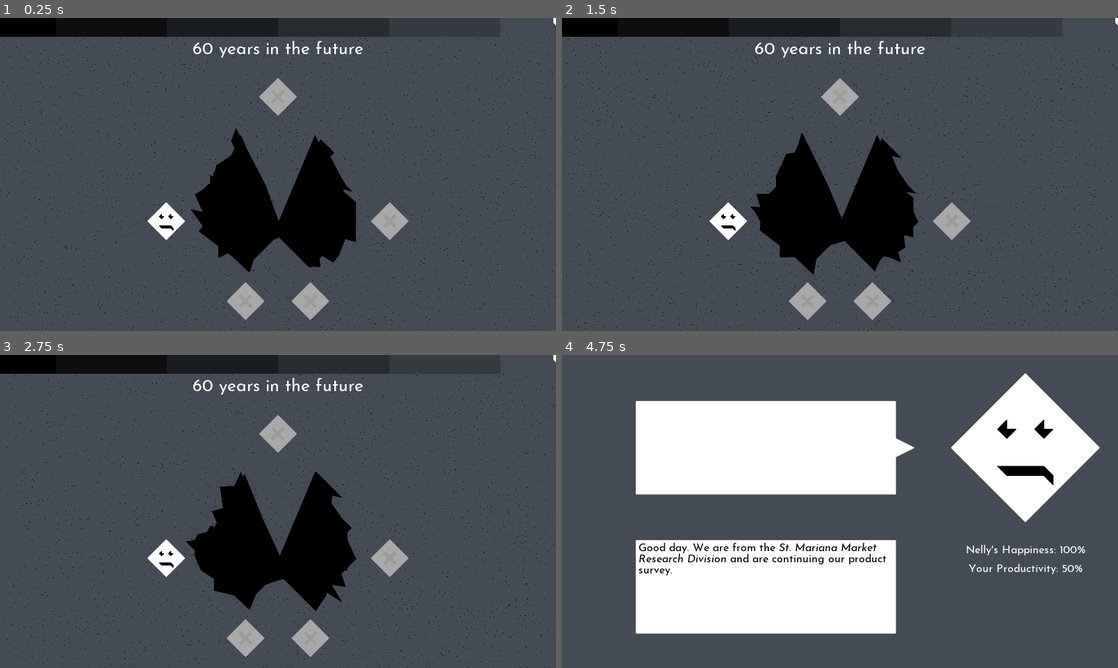
Above: before the commit, frames 1-4 (two rows, left to right).
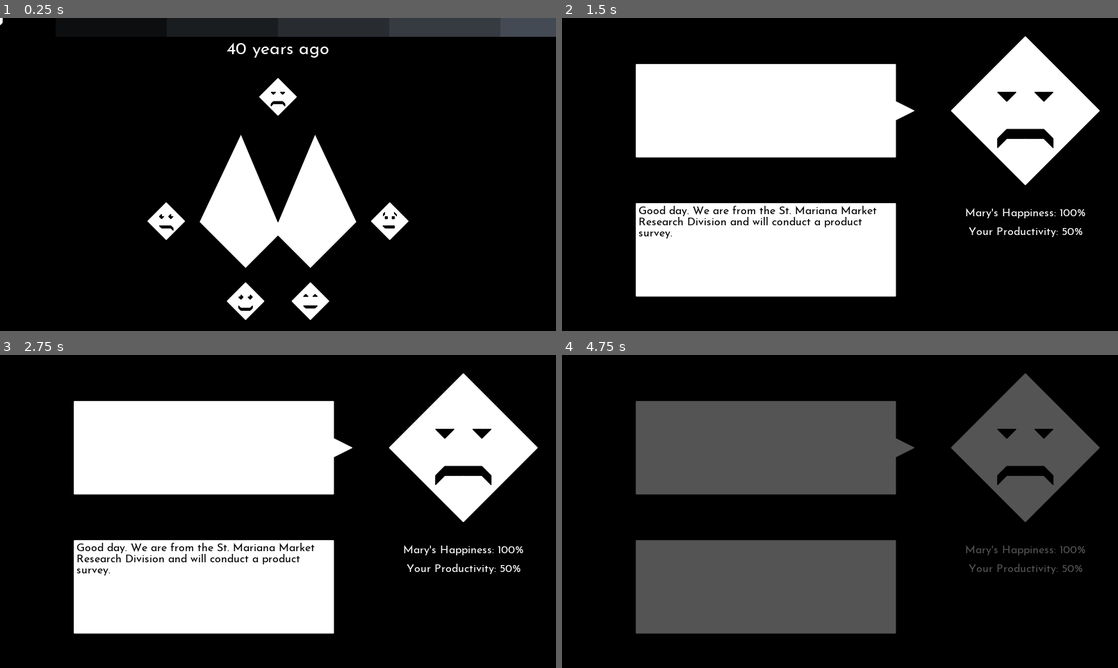
Above: after the commit, the same moments.

Repository: TidB/a-survey-in-a-small-town
Game: Godot game, scene res://start.tscn
The game is run twice, just before and just after one commit, with the same random seed, the same clock (stepped at 60 frames per second) and the same inputs.
Inputs (mouse positions are in pixels of both pictures, inside the frame that each line leads up to):
- Up to frame 1 (0.25 s): no input
- Up to frame 2 (1.5 s): move the mouse to (840, 96) at 0.52 s; click (840, 96) at 0.67 s; move the mouse to (951, 221) at 1.27 s; click (951, 221) at 1.42 s
- Up to frame 3 (2.75 s): move the mouse to (311, 636) at 2.02 s; click (311, 636) at 2.17 s
- Up to frame 4 (4.75 s): move the mouse to (806, 636) at 2.77 s; click (806, 636) at 2.92 s; move the mouse to (728, 558) at 3.52 s; click (728, 558) at 3.67 s; tap Enter at 4.25 s; move the mouse to (1023, 448) at 4.27 s; click (1023, 448) at 4.42 s

The runs differ from the first frame. In frame 1, 92% of the frame differs, in the area x 0-100%, y 0-100%; in frame 2, 94%; in frame 3, 94%; in frame 4, 99%.

Commit message:
Smol cleanup

Diff:
--- a/Global.gd
+++ b/Global.gd
@@ -3,6 +3,7 @@
 enum Person {Mary, Alison, Emily, Alex, Nelly}
 const TEXT_SPEED = 2.0
 
+const ORDER = [2, 1, 3, 4, 0, 5]
 const TIME_CONFIG = [
 	{
 		'offset': -40,
@@ -23,28 +24,28 @@
 		'name': 'Today',
 		'avail': [Person.Alex, Person.Emily, Person.Nelly],
 		'rift': ['Small'],
-		'wind': [1000, -5, 1],
+		'wind': [1000, -5, 3],
 	},
 	{
 		'offset': 5,
 		'name': '5 years in the future',
 		'avail': [Person.Emily, Person.Nelly],
 		'rift': ['Medium'],
-		'wind': [2500, -10, 1.25],
+		'wind': [2500, -10, 3],
 	},
 	{
 		'offset': 20,
 		'name': '20 years in the future',
 		'avail': [Person.Emily, Person.Nelly],
 		'rift': ['Large'],
-		'wind': [7500, -20, 1.5],
+		'wind': [7500, -20, 3.1],
 	},
 	{
 		'offset': 60,
 		'name': '60 years in the future',
 		'avail': [Person.Nelly],
 		'rift': ['Final', 'FinalBase'],
-		'wind': [20000, -20, 2],
+		'wind': [20000, -20, 3.2],
 	},
 ]
 
@@ -52,7 +53,9 @@
 var picked = []
 
 var timelines = 6
-var current_time
+var current_step = 4
+var current_time setget ,get_current_time
+var current_config setget ,get_current_config
 var productivity = 50
 var interview_person
 
@@ -65,16 +68,26 @@
 	elif event.is_action_pressed("fullscreen"):
 		OS.window_fullscreen = !OS.window_fullscreen
 
+func get_current_config():
+	return TIME_CONFIG[self.current_time]
+
+func get_current_time():
+	return ORDER[current_step]
+
 func switch_to_interview(person):
 	interview_person = person
 	get_tree().change_scene("res://interview.tscn")
 
-func switch_to_town():
-	get_tree().change_scene("res://start.tscn")
+func interview_finished():
+	if len(picked) >= len(self.current_config["avail"]):
+		current_step += 1
+		get_tree().change_scene("res://assignment.tscn")
+	else:
+		get_tree().change_scene("res://start.tscn")
 
 func get_bg_color():
 	var gradient = load("res://bg_gradient.tres").gradient
-	return gradient.interpolate(current_time / float(timelines - 1))
+	return gradient.interpolate(self.current_time / float(timelines - 1))
 
 func name(person):
 	return Global.Person.keys()[person]
--- a/interview.gd
+++ b/interview.gd
@@ -137,7 +137,7 @@
 
 	timer.start(1)
 	yield(timer, "timeout")
-	Global.switch_to_town()
+	Global.interview_finished()
 
 func _on_Choice1Bg_input_event(viewport, event, shape_idx):
 	if (event is InputEventMouseButton && event.pressed):
--- a/start.gd
+++ b/start.gd
@@ -1,10 +1,7 @@
 extends Node2D
 
-export(int) var start_time = 2
-
 func _ready():
-	Global.current_time = start_time
-	update_time(Global.current_time)
+	update_time(Global.current_step)
 
 	for person in $People.get_children():
 		person.connect("entered", self, "_on_person_mouse_entered")
@@ -20,7 +17,7 @@
 	update_wind(value)
 
 func update_label(value):
-	$Timeline/Label.text = Global.TIME_CONFIG[value]['name']
+	$Timeline/Label.text = Global.current_config['name']
 
 func update_bg(value):
 	$TownCutout.color = Global.get_bg_color()
@@ -28,7 +25,7 @@
 func update_indicator(value):
 	var min_pos = 0
 	var max_pos = ProjectSettings.get_setting("display/window/size/width")
-	var ratio = value / float(Global.timelines - 1)
+	var ratio = Global.current_time / float(Global.timelines - 1)
 	var pos = lerp(min_pos, max_pos, ratio)
 	$Timeline/Indicator.position.x = pos
 
@@ -37,21 +34,21 @@
 		if person.name() in Global.picked:
 			person.done = true
 		else:
-			person.active = person.person in Global.TIME_CONFIG[value]['avail']
+			person.active = person.person in Global.current_config['avail']
 
 func update_rift(value):
 	for rift in $Rift.get_children():
-		rift.visible = rift.name in Global.TIME_CONFIG[value]['rift']
+		rift.visible = rift.name in Global.current_config['rift']
 
 func update_wind(value):
-	var amount = Global.TIME_CONFIG[value]['wind'][0]
+	var amount = Global.current_config['wind'][0]
 	if amount:
 		$Particles2D.emitting = true
 		$Particles2D.amount = amount
 	else:
 		$Particles2D.emitting = false
-	$Particles2D.process_material.radial_accel = Global.TIME_CONFIG[value]['wind'][1]
-	$Particles2D.process_material.scale = Global.TIME_CONFIG[value]['wind'][2]
+	$Particles2D.process_material.radial_accel = Global.current_config['wind'][1]
+	$Particles2D.process_material.scale = Global.current_config['wind'][2]
 
 func _on_person_mouse_entered(person):
 	if person.active:
@@ -65,7 +62,7 @@
 	$Helper/Selection.text = ""
 
 func _on_person_mouse_clicked(person):
-	if person.name() == "Alex" and Global.picked[-1] == "Nelly":
+	if len(Global.picked) > 0 and person.name() == "Alex" and Global.picked[-1] == "Nelly":
 		Global.choices["-25nellyVisitedBeforeAlex"] = 1
 	Global.picked.append(person.name())
 
--- a/start.tscn
+++ b/start.tscn
@@ -27,13 +27,13 @@
 shader_param/amount = 10.0
 shader_param/speed = 1.5
 
-[sub_resource type="Curve" id=11]
+[sub_resource type="Curve" id=5]
 _data = [ Vector2( 0, 0 ), 0.0, 0.0, 0, 0, Vector2( 0.144737, 1 ), 0.0, 0.0, 0, 0, Vector2( 1, 0 ), 0.0, 0.0, 0, 0 ]
 
-[sub_resource type="CurveTexture" id=12]
-curve = SubResource( 11 )
+[sub_resource type="CurveTexture" id=6]
+curve = SubResource( 5 )
 
-[sub_resource type="ParticlesMaterial" id=10]
+[sub_resource type="ParticlesMaterial" id=7]
 emission_shape = 2
 emission_box_extents = Vector3( 960, 750, 1 )
 flag_disable_z = true
@@ -43,15 +43,15 @@
 radial_accel = -20.0
 radial_accel_random = 0.24
 scale = 2.0
-scale_random = 1.0
-scale_curve = SubResource( 12 )
+scale_random = 0.24
+scale_curve = SubResource( 6 )
 color = Color( 0, 0, 0, 1 )
 
-[sub_resource type="DynamicFont" id=5]
+[sub_resource type="DynamicFont" id=8]
 size = 60
 font_data = ExtResource( 2 )
 
-[sub_resource type="Shader" id=6]
+[sub_resource type="Shader" id=9]
 code = "shader_type canvas_item;
 
 uniform sampler2D gradient;
@@ -60,23 +60,22 @@
 	COLOR = texture(gradient, vec2(round(UV.x * 5.0) / 5.0));
 }"
 
-[sub_resource type="ShaderMaterial" id=7]
-shader = SubResource( 6 )
+[sub_resource type="ShaderMaterial" id=10]
+shader = SubResource( 9 )
 shader_param/gradient = ExtResource( 4 )
 
-[sub_resource type="Shader" id=8]
+[sub_resource type="Shader" id=11]
 code = "shader_type canvas_item;
 
 void fragment() {
 	COLOR = vec4(vec3(1, 1, 1) - texture(SCREEN_TEXTURE, SCREEN_UV).rgb, texture(TEXTURE, UV).a);
 }"
 
-[sub_resource type="ShaderMaterial" id=9]
-shader = SubResource( 8 )
+[sub_resource type="ShaderMaterial" id=12]
+shader = SubResource( 11 )
 
 [node name="Node2D" type="Node2D"]
 script = ExtResource( 3 )
-start_time = 5
 
 [node name="Background" type="Polygon2D" parent="."]
 polygon = PoolVector2Array( 0, 0, 0, 1080, 1920, 1080, 1920, 0 )
@@ -154,7 +153,7 @@
 amount = 20000
 lifetime = 4.0
 preprocess = 2.0
-process_material = SubResource( 10 )
+process_material = SubResource( 7 )
 
 [node name="Timeline" type="Node2D" parent="."]
 
Not shown: 2 places in start.tscn that only renumber resources
